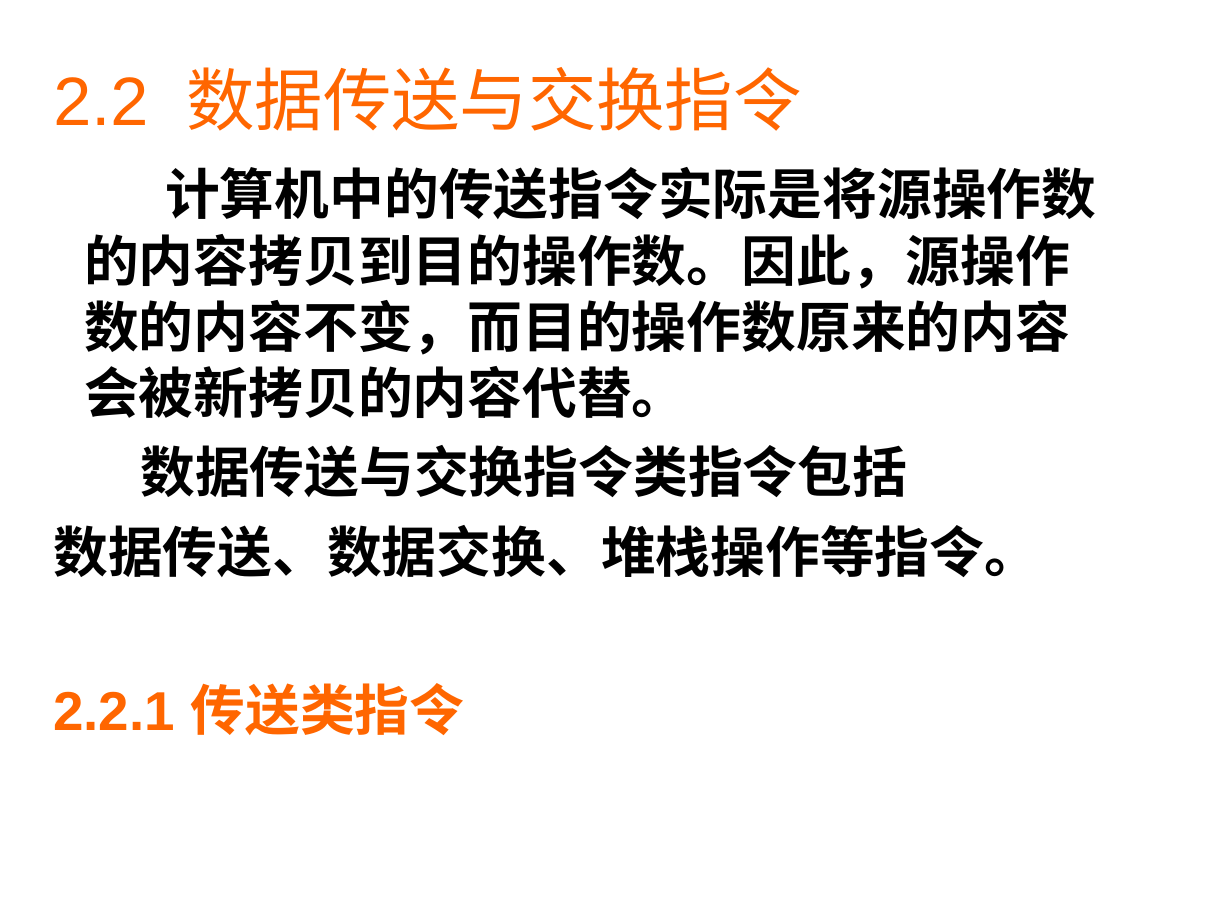
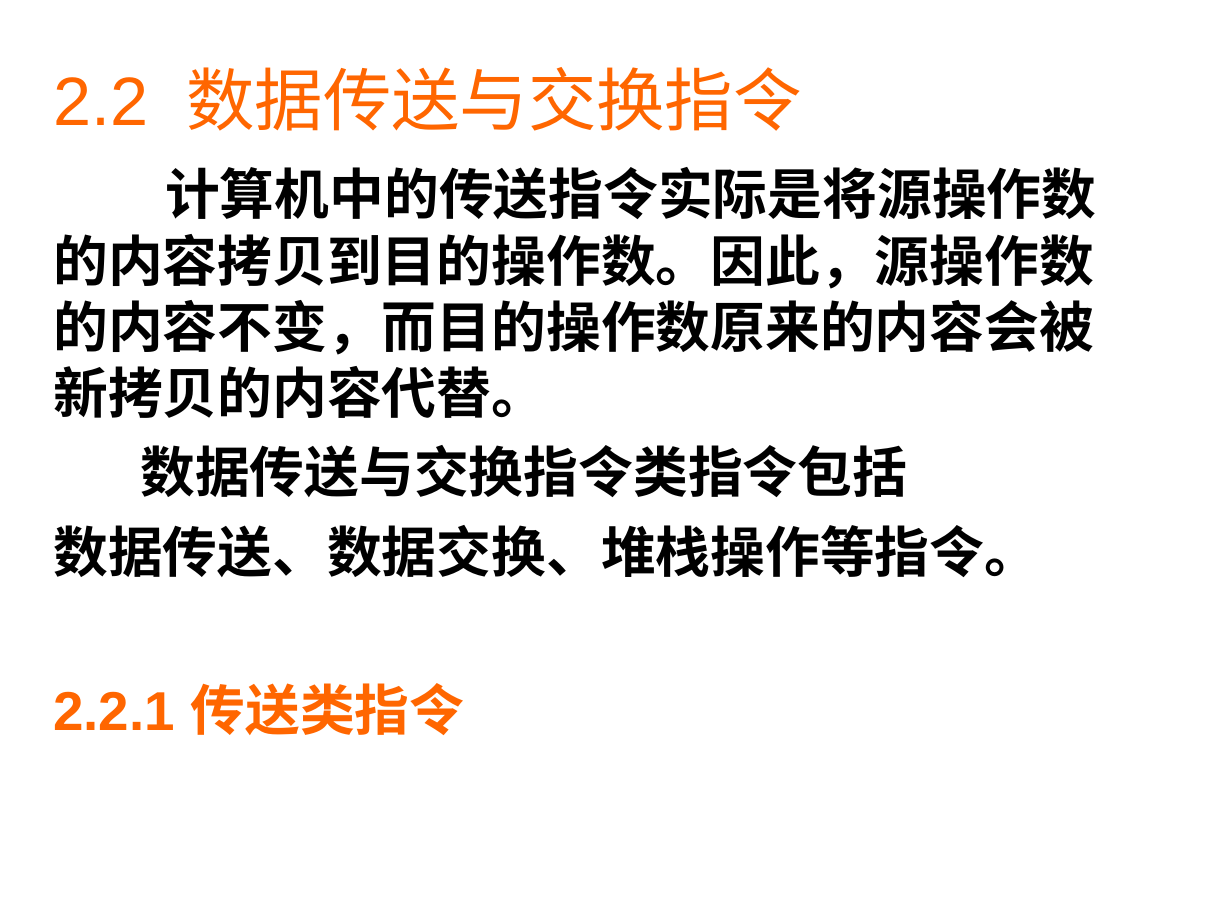
Before and after one commit to ZJWang9928/Own-Notes, a slide deck: slide 12 of 单片机课件/第2章+单片机指令系统-1.ppt. Drawn at 1232x924 pixels with LibreOffice and Linux fonts; fonts in the diff are those of the drawing. Boxes give left, top, right and bottom in pixels: in the first picture for what was removed or moved away, otherwise in the second. Text is boxed around its words. In the diff, an @@ line names an element or a change of style, - is before the commit and + after.

```diff
--- a/单片机课件/第2章+单片机指令系统-1.ppt
+++ b/单片机课件/第2章+单片机指令系统-1.ppt
@@ text "2.2 数据传送与交换指令" at (53,67,1096,735): indent changed @@
```
Also in this commit, not shown: 19 other slides changed, 17 other files.
